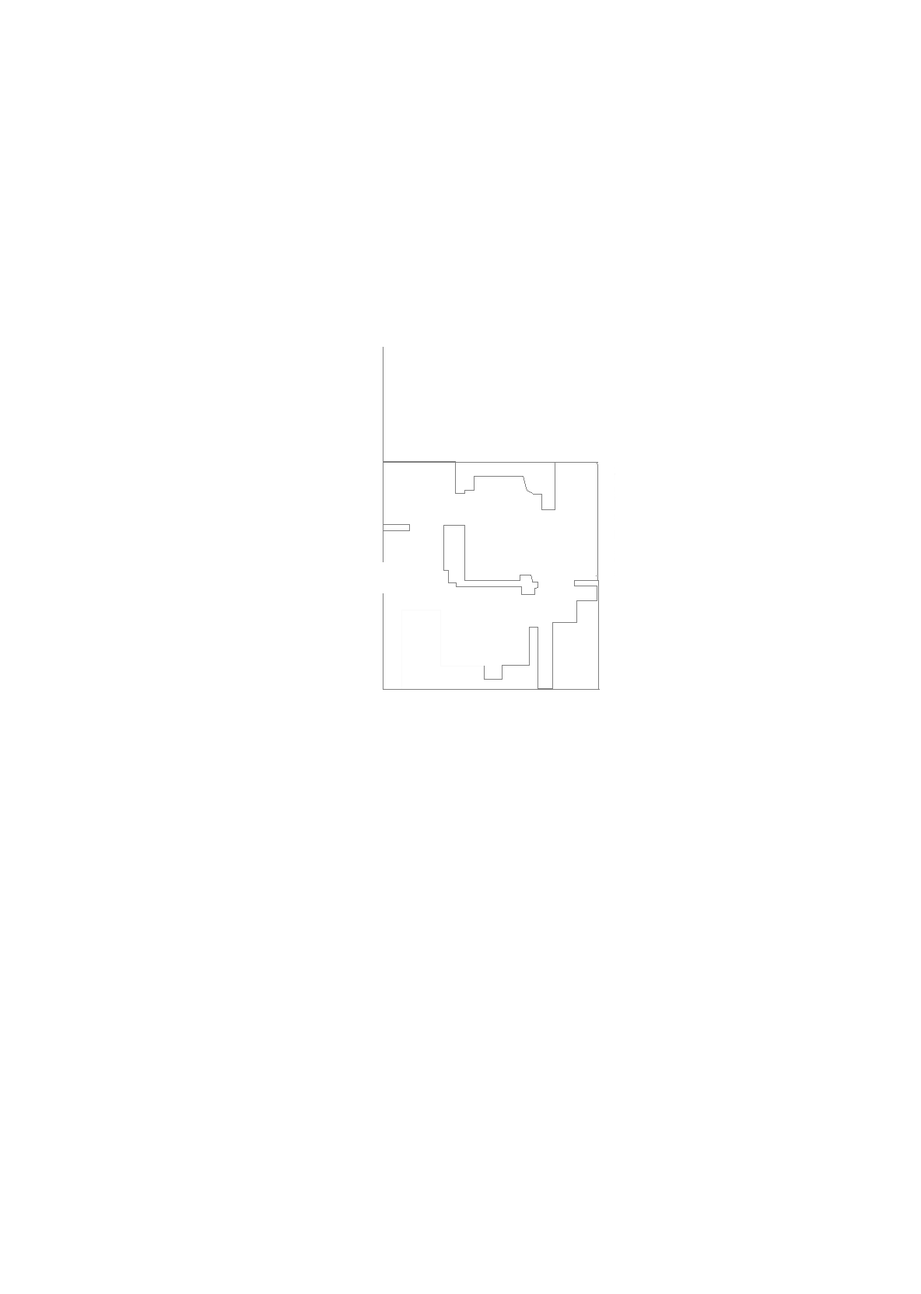
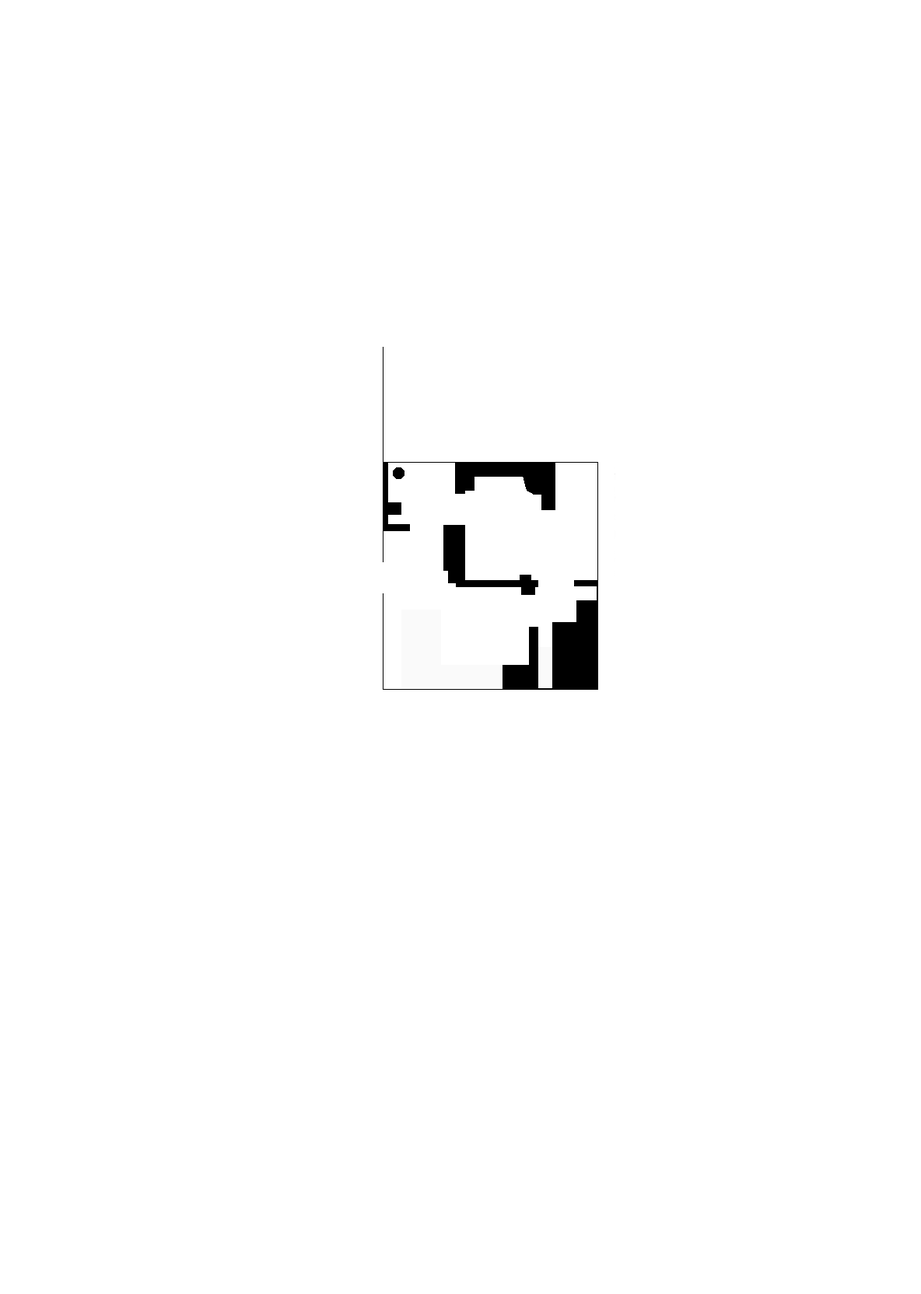
Two versions of the same layered image (w=921, h=1294). Layer-by-layer changes:
painted on "walls_low" over (402, 610, 553, 689)
"walls": opacity 50% → 100%, painted on it over (382, 346, 616, 690)
